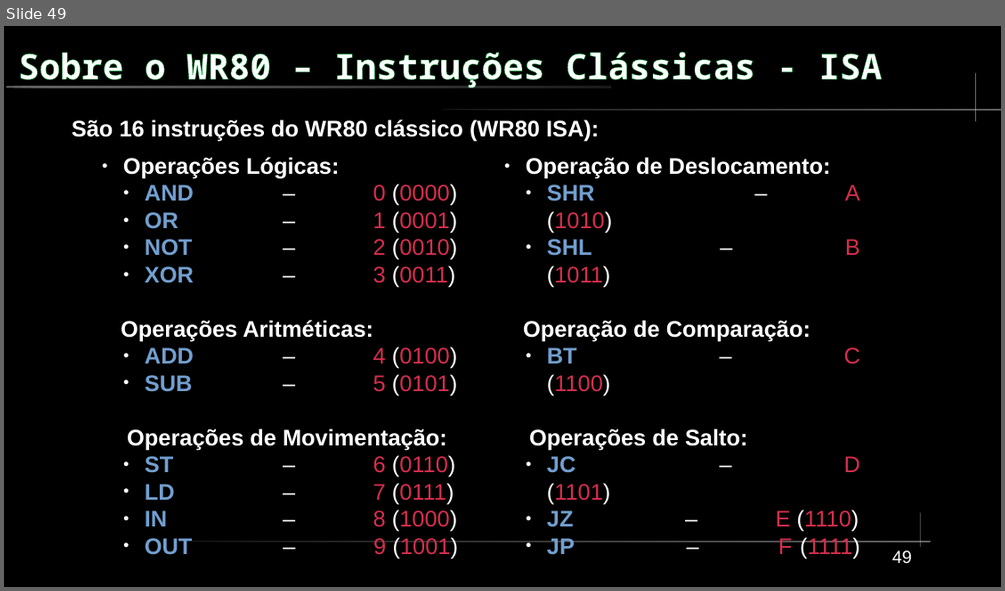
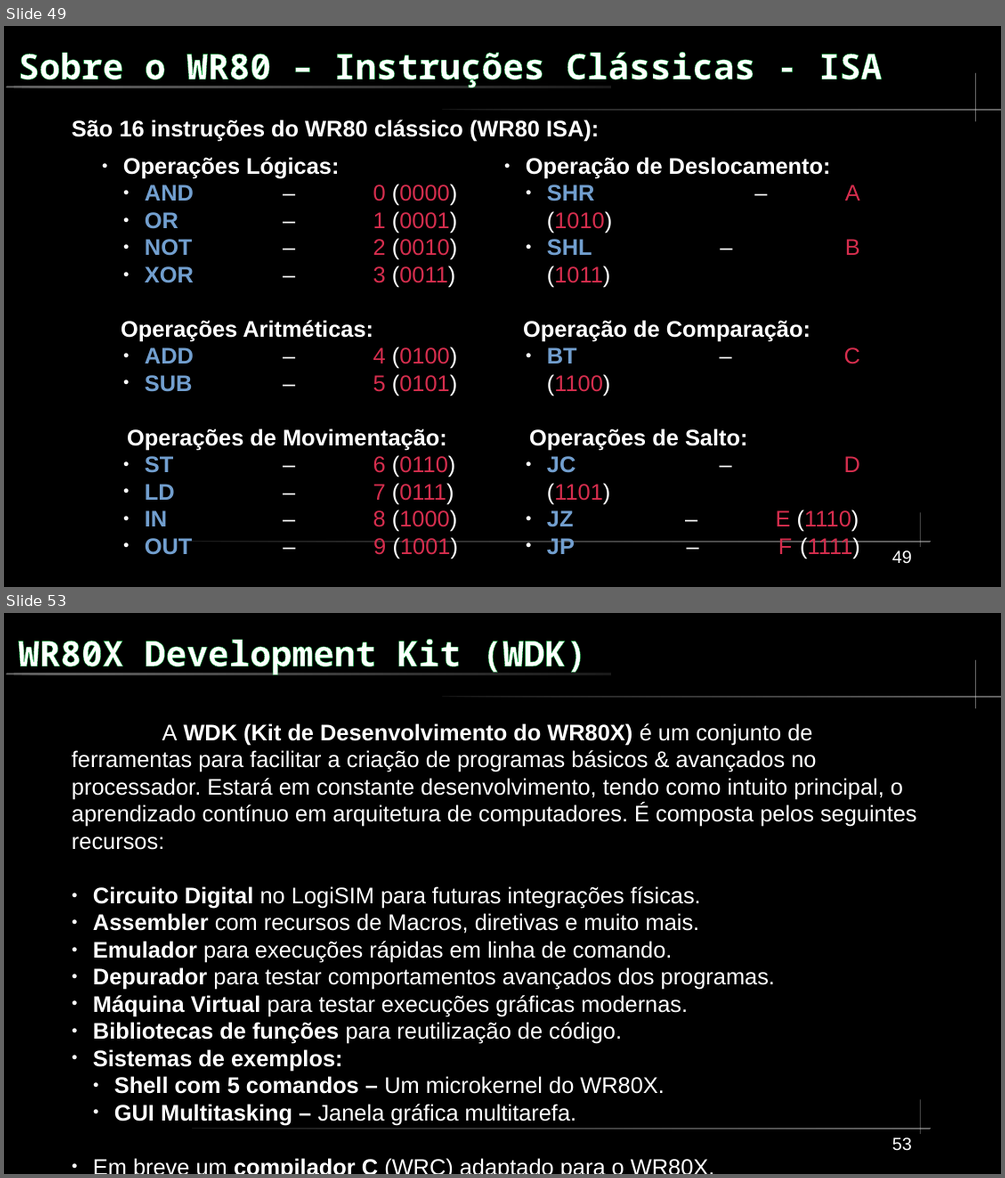
Before and after one commit to FrancisBFTC/WR80-Dev-Kit, a slide deck: Docs/Worshop-CPGoiás5.odp. Shown one above the other, each under a label of ours: slide 49 before the commit, slides 49 and 53 after it; the slides between them are not shown. The pictures are 1005x591 and 1005x1178 pixels, drawn with LibreOffice and Linux fonts; fonts in the diff are those of the drawing. Boxes give left, top, right and bottom in pixels: in the first picture for what was removed or moved away, otherwise in the second. Text is boxed around its words. In the diff, an @@ line names an element or a change of style, - is before the commit and + after.

```diff
--- a/Docs/Worshop-CPGoiás5.odp
+++ b/Docs/Worshop-CPGoiás5.odp
@@ slide 53 added at bbox=[4, 613, 1001, 1174], background #000000; not listed: 5 template elements that a slide beside it also shows @@
@@ title added at bbox=[18, 639, 587, 675], 28 pt, text #FFFFFF, bold @@
+WR80X Development Kit (WDK)
@@ text added at bbox=[72, 723, 917, 1125], 18 pt, text #FFFFFF @@
+A WDK (Kit de Desenvolvimento do WR80X) é um conjunto de ferramentas para facilitar a criação de programas básicos & avançados no processador. Estará em constante desenvolvimento, tendo como intuito principal, o aprendizado contínuo em arquitetura de computadores. É composta pelos seguintes recursos:
+● Circuito Digital no LogiSIM para futuras integrações físicas.
+● Assembler com recursos de Macros, diretivas e muito mais.
+● Emulador para execuções rápidas em linha de comando.
+● Depurador para testar comportamentos avançados dos programas.
+● Máquina Virtual para testar execuções gráficas modernas.
+● Bibliotecas de funções para reutilização de código.
+● Sistemas de exemplos:
+  ● Shell com 5 comandos – Um microkernel do WR80X.
+  ● GUI Multitasking – Janela gráfica multitarefa.
+● Em breve um compilador C (WRC) adaptado para o WR80X.
@@ page number added at bbox=[892, 1137, 912, 1151], 14 pt, text #FFFFFF @@
+53
```
Also in this commit, not shown: 8 slides changed, 5 other slides added.
